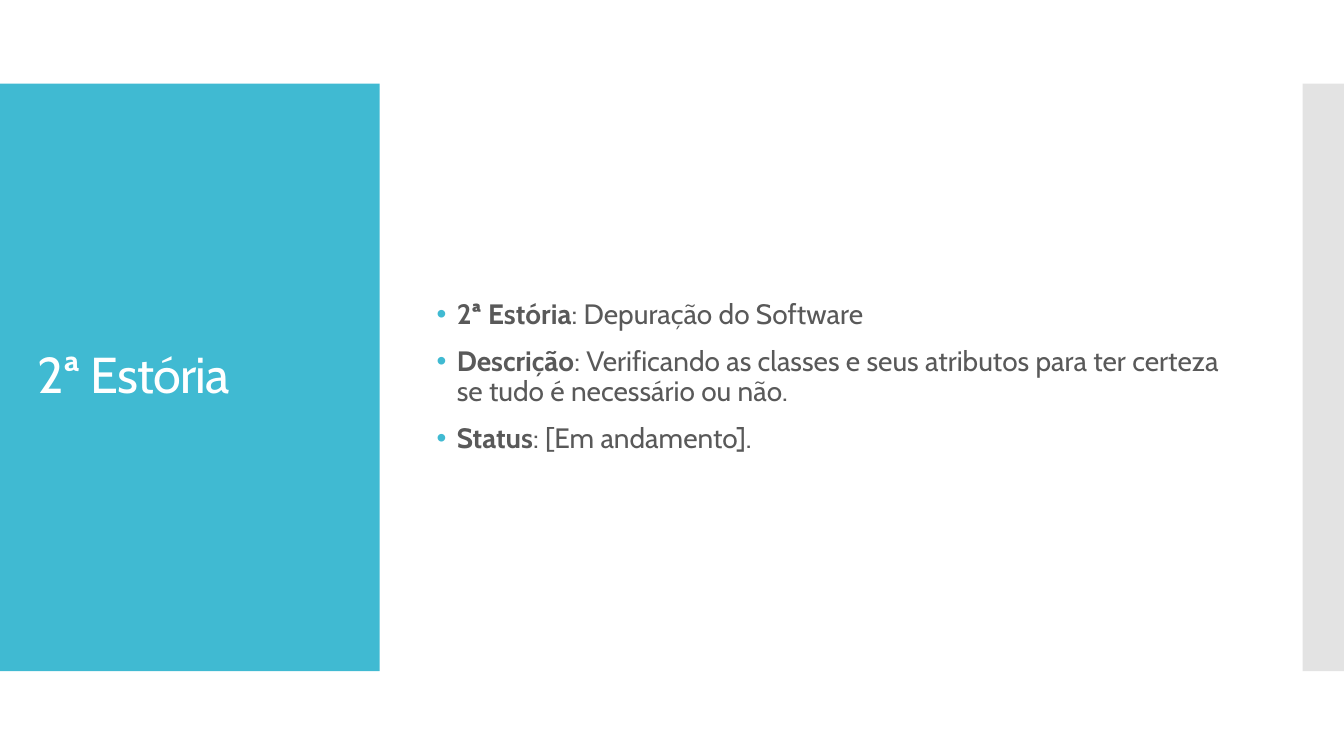
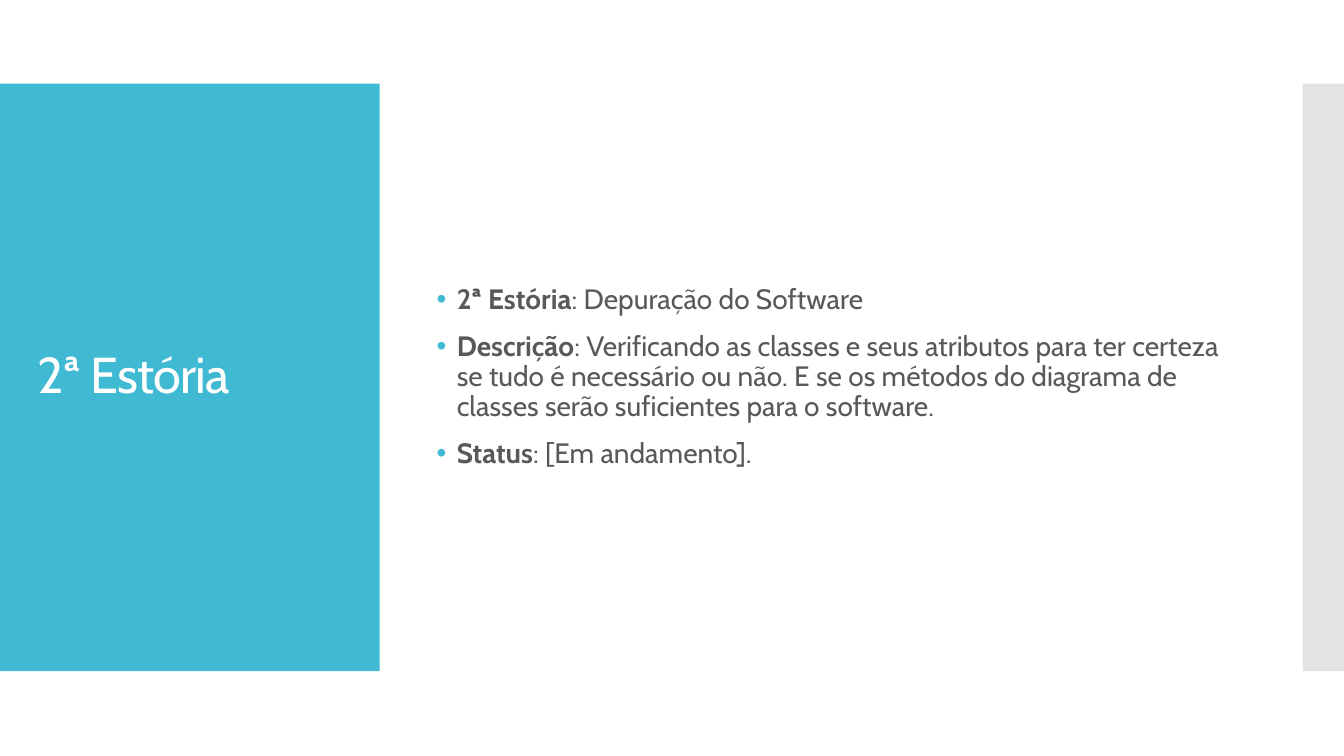
Before and after one commit to AlexandroGonSan/Projeto_final_POO_2018.2, a slide deck: slide 4 of Sprints/Sprint_003 da equipe.pptx. Drawn at 1344x756 pixels with LibreOffice and Linux fonts; fonts in the diff are those of the drawing. Boxes give left, top, right and bottom in pixels: in the first picture for what was removed or moved away, otherwise in the second. Text is boxed around its words. In the diff, an @@ line names an element or a change of style, - is before the commit and + after.

```diff
--- a/Sprints/Sprint_003 da equipe.pptx
+++ b/Sprints/Sprint_003 da equipe.pptx
@@ text at [457,335,1218,423]: text changed @@
-• Descrição: Verificando as classes e seus atributos para ter certeza se tudo é necessário ou não.
+• Descrição: Verificando as classes e seus atributos para ter certeza se tudo é necessário ou não. E se os métodos do diagrama de classes serão suficientes para o software.
```
Also in this commit, not shown: 2 other slides changed.
